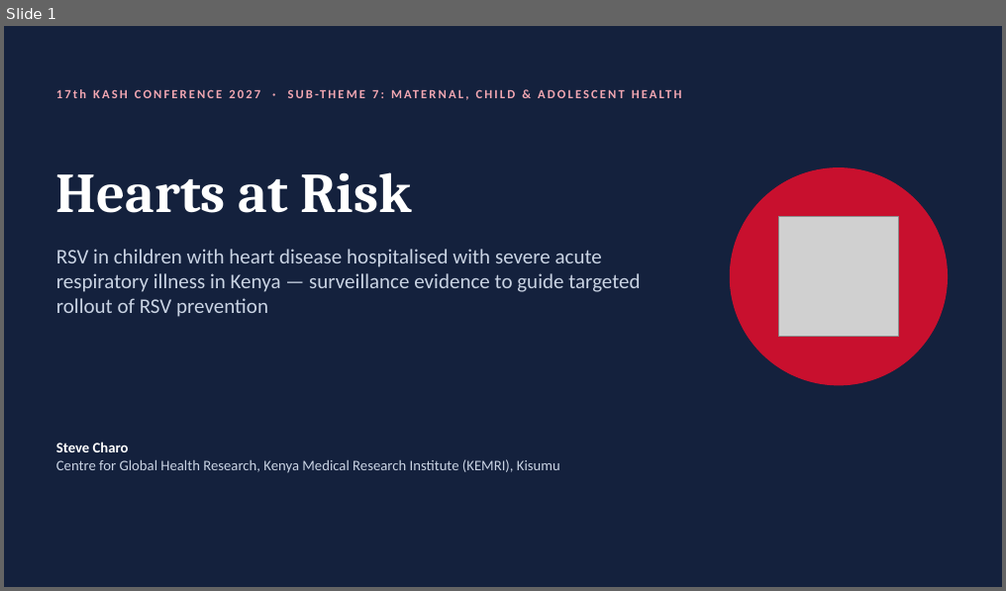
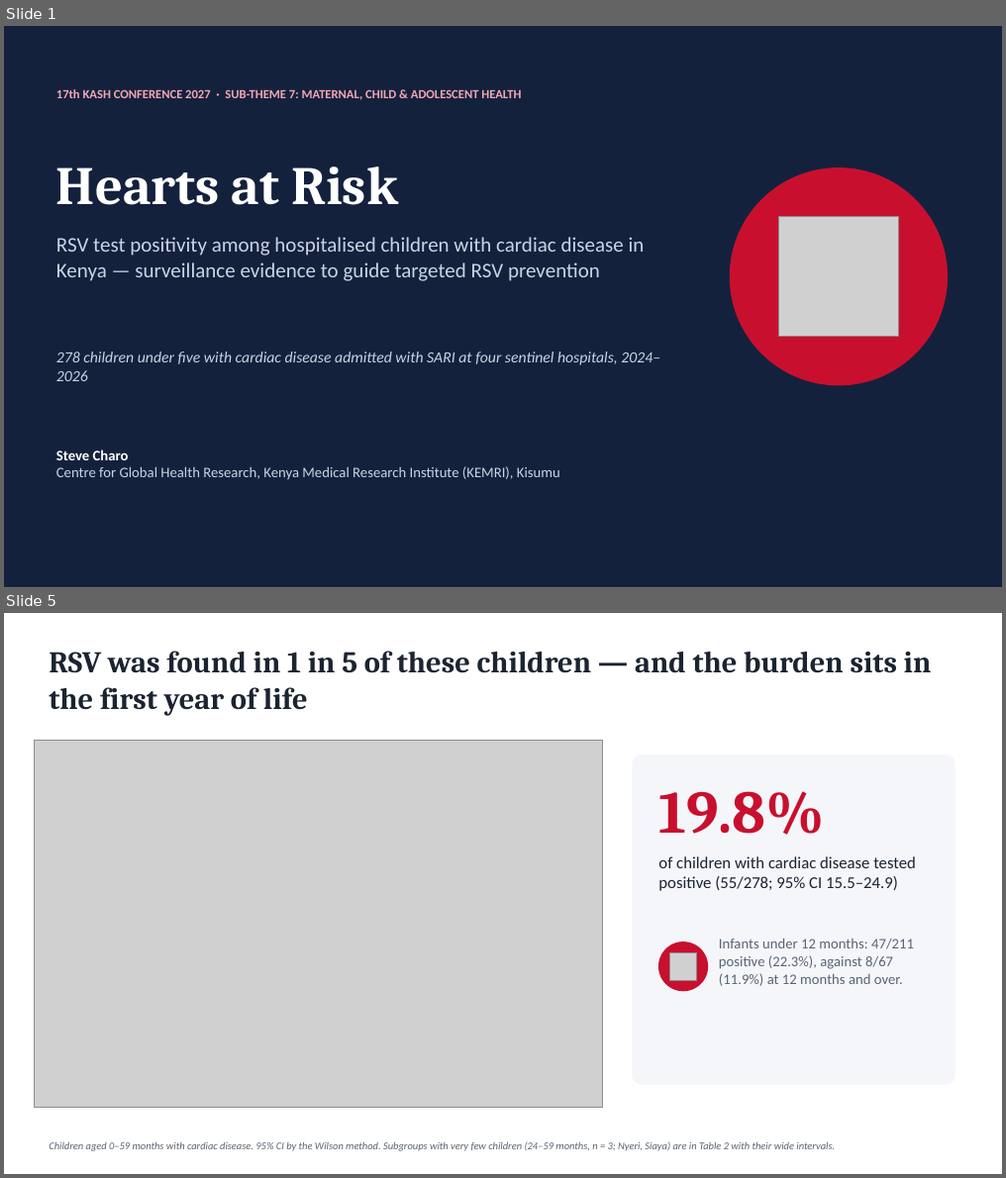
Before and after one commit to Fludevs-hub/RSV-Cardiac-Analysis, a slide deck: Abstract write up/RSV_Hearts_at_Risk.pptx. Shown one above the other, each under a label of ours: slide 1 before the commit, slides 1 and 5 after it; the slides between them are not shown. The pictures are 1006x591 and 1006x1178 pixels, drawn with LibreOffice and Linux fonts; fonts in the diff are those of the drawing; grey boxes stand for pictures. Boxes give left, top, right and bottom in pixels: in the first picture for what was removed or moved away, otherwise in the second. Text is boxed around its words. In the diff, an @@ line names an element or a change of style, - is before the commit and + after.

Commit message:
updating the main code and tables generated

```diff
--- a/Abstract write up/RSV_Hearts_at_Risk.pptx
+++ b/Abstract write up/RSV_Hearts_at_Risk.pptx
@@ slide 5 added at bbox=[4, 613, 1002, 1174], background #FFFFFF @@
@@ text added at bbox=[49, 651, 932, 716], 29 pt, text #1B2430, bold @@
+RSV was found in 1 in 5 of these children — and the burden sits in the first year of life
@@ picture added at bbox=[34, 741, 603, 1107] @@
@@ rounded rectangle added at bbox=[633, 756, 954, 1084], fill #F4F6FA, outline #F4F6FA 1 pt @@
@@ text added at bbox=[658, 791, 825, 835], 58 pt, text #C8102E, bold @@
+19.8%
@@ text added at bbox=[658, 857, 916, 891], 16 pt, text #1B2430 @@
+of children with cardiac disease tested positive (55/278; 95% CI 15.5–24.9)
@@ text added at bbox=[719, 939, 914, 986], 14 pt, text #5B6573 @@
+Infants under 12 months: 47/211 positive (22.3%), against 8/67 (11.9%) at 12 months and over.
@@ ellipse added at bbox=[659, 943, 708, 991], fill #C8102E, outline #C8102E 1 pt @@
@@ picture added at bbox=[669, 953, 696, 980] @@
@@ text added at bbox=[49, 1142, 835, 1152], 10 pt, text #5B6573, italic @@
+Children aged 0–59 months with cardiac disease. 95% CI by the Wilson method. Subgroups with very few children (24–59 months, n = 3; Nyeri, Siaya) are in Table 2 with their wide intervals.
@@ slide 1 changed as well @@
@@ text "17th KASH CONFERENCE 2027 · ..." at bbox=[56, 89, 521, 100]: letter spacing 2 to 0 pt @@
@@ text "Hearts at Risk" at bbox=[56, 167, 398, 205]: size 54 to 52 pt @@
@@ text at bbox=[56, 237, 645, 281]: text changed @@
-RSV in children with heart disease hospitalised with severe acute respiratory illness in Kenya — surveillance evidence to guide targeted rollout of RSV prevention
+RSV test positivity among hospitalised children with cardiac disease in Kenya — surveillance evidence to guide targeted RSV prevention
@@ text added at bbox=[56, 352, 660, 381], 15 pt, text #C9D3E3, italic @@
+278 children under five with cardiac disease admitted with SARI at four sentinel hospitals, 2024–2026
@@ text "Steve Charo": place and size @@
-text "Steve Charo" at bbox=[56, 442, 560, 473]
+text "Steve Charo" at bbox=[56, 450, 560, 480]
```
Also in this commit, not shown: 5 other slides changed, 5 other slides added, 5 slides removed, 4 other files.
